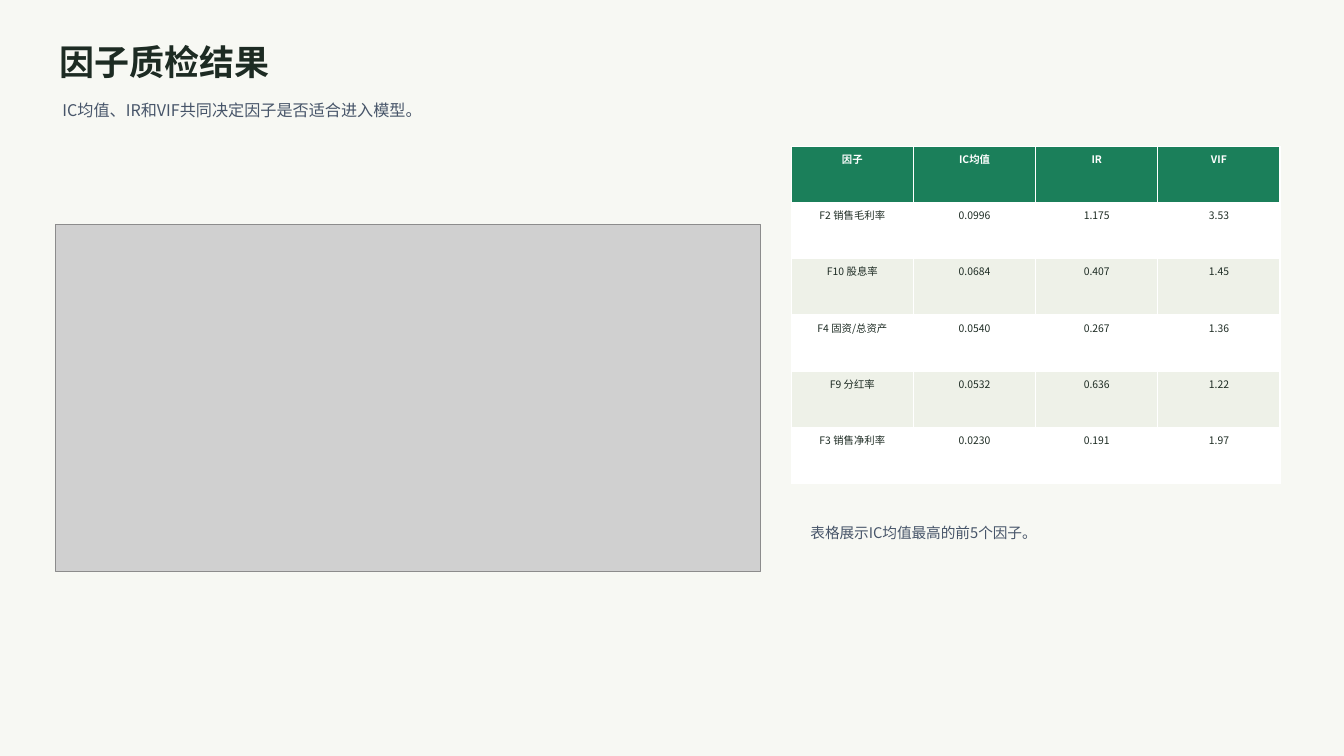
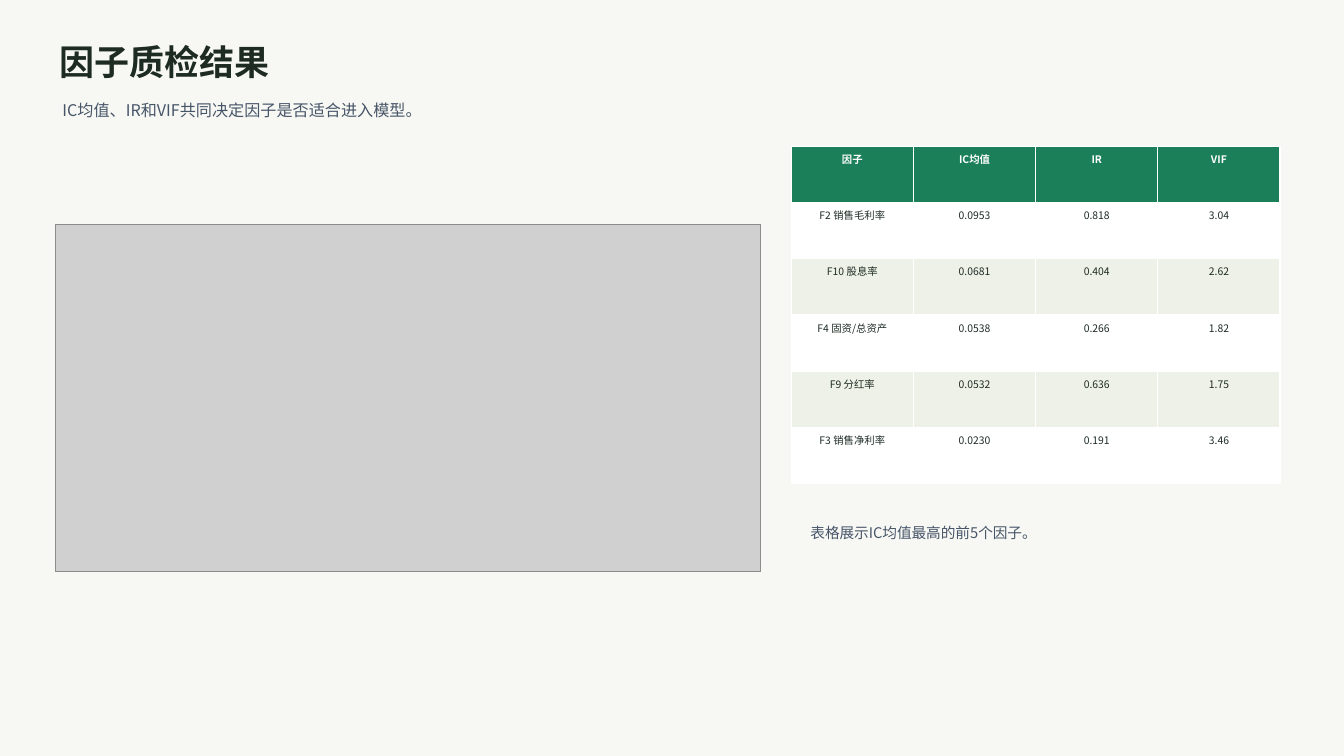
Before and after one commit to NeverGpDzy/financial-economic-data-mining, a slide deck: slide 5 of outputs/homework6/202331060205_丁致宇_作业6.pptx. Drawn at 1344x756 pixels with LibreOffice and Linux fonts; fonts in the diff are those of the drawing; grey boxes stand for pictures. Boxes give left, top, right and bottom in pixels: in the first picture for what was removed or moved away, otherwise in the second. Text is boxed around its words. In the diff, an @@ line names an element or a change of style, - is before the commit and + after.

```diff
--- a/outputs/homework6/202331060205_丁致宇_作业6.pptx
+++ b/outputs/homework6/202331060205_丁致宇_作业6.pptx
@@ table at bbox=[791, 146, 1279, 484] @@
-row 2: F2 销售毛利率 | 0.0996 | 1.175 | 3.53
+row 2: F2 销售毛利率 | 0.0953 | 0.818 | 3.04
-row 3: F10 股息率 | 0.0684 | 0.407 | 1.45
+row 3: F10 股息率 | 0.0681 | 0.404 | 2.62
-row 4: F4 固资/总资产 | 0.0540 | 0.267 | 1.36
+row 4: F4 固资/总资产 | 0.0538 | 0.266 | 1.82
-row 5, column 4: 1.22
+row 5, column 4: 1.75
-row 6, column 4: 1.97
+row 6, column 4: 3.46
```
Also in this commit, not shown: 4 other slides changed, 35 other files.
